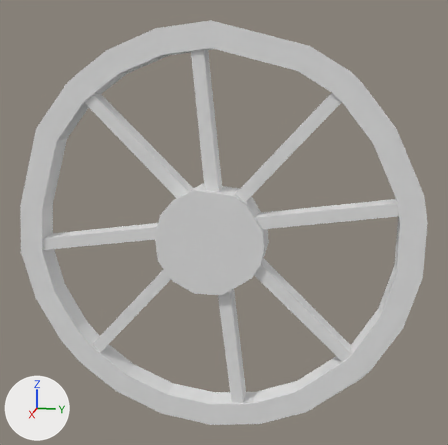
One commit to the FBX model Assets/EmaceArt/19th Century Courtyards/Meshes/EA_wheel_01a.fbx: the scene before it, then after it.
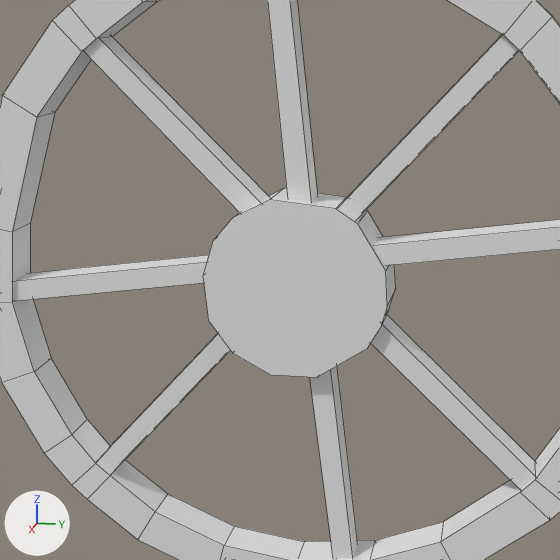
There are two pictures of each version: one whole from a 50 mm lens placed at (1.336, 0.293, 0.83), pointed at (-0.012, 0.023, 0.494), one close up on the part from 8% to 82% of the width and 16% to 91% of the height. Arrows for +X, +Y and +Z are at lower left; the lights stay in place. The older version's two pictures come first. The close-ups show mesh edges as thin lines. Objects named as collision shapes, trigger or cutter boxes, shadow casters or lower levels of detail are left out. Where no turn or scale is listed for an object, it has been applied to the vertices.

Names of what the first close-up shows: 'EA_wheel_01a_LOD0'.
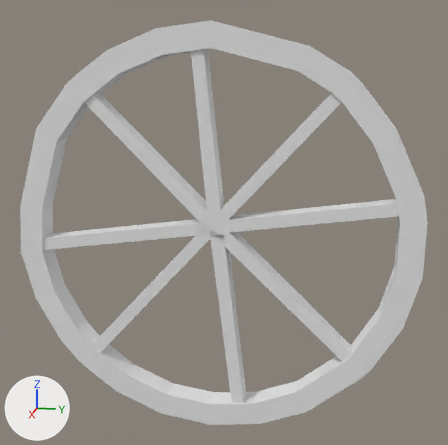
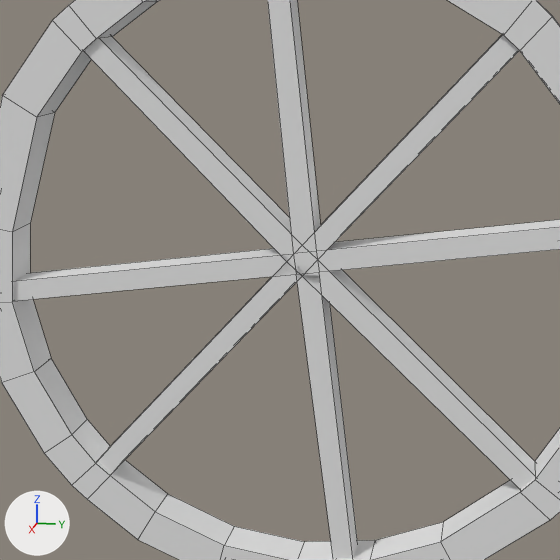
The newer file is also rescaled (x1.142) as a whole; pictures and numbers use the older file's frame.

Where the change shows, as pixel boxes [x1, y1, x2, y2] in the close-ups (560 x 560 px):
part 1 of me_ea_wheel_01a_007, deleted
    before: [203, 188, 395, 377]

The change, as a diff of the scene's bpy script:
```diff
--- a/Assets/EmaceArt/19th Century Courtyards/Meshes/EA_wheel_01a.fbx.py
+++ b/Assets/EmaceArt/19th Century Courtyards/Meshes/EA_wheel_01a.fbx.py
@@ me_ea_wheel_01a_007 @@
 # used by ob_ea_wheel_01a_lod0; location = (0.0, 0.0, 0.0)
-me_ea_wheel_01a_007.from_pydata(...)  # 184 vertices, 160 faces; spans x -0.052..0.052, y -0.462..0.462, z 0.0..0.929
+me_ea_wheel_01a_007.from_pydata(...)  # 156 vertices, 144 faces; spans x -0.035..0.035, y -0.462..0.462, z 0.0..0.929
+# me_ea_wheel_01a_007 part 1: the loose piece of 28 vertices spanning x -0.052..0.052, y -0.122..0.121, z 0.337..0.577 is deleted
 me_ea_wheel_01a_007.materials.append(mat_wood)
```
